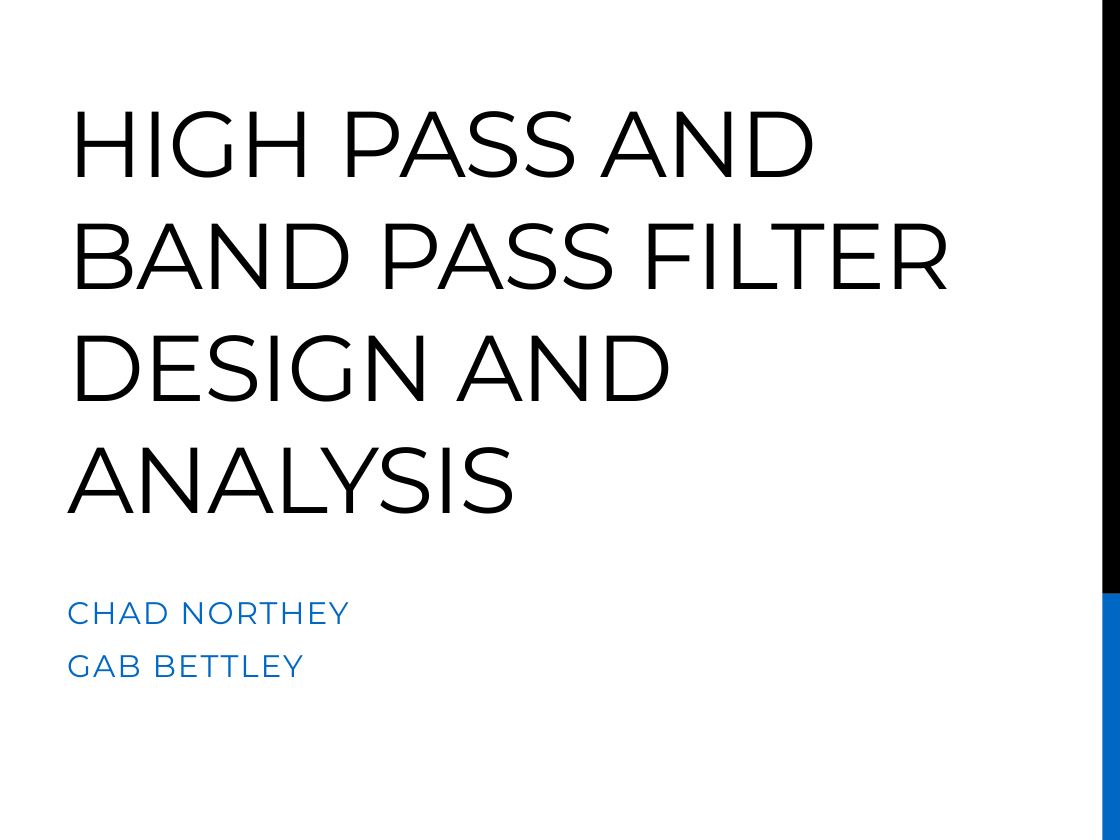
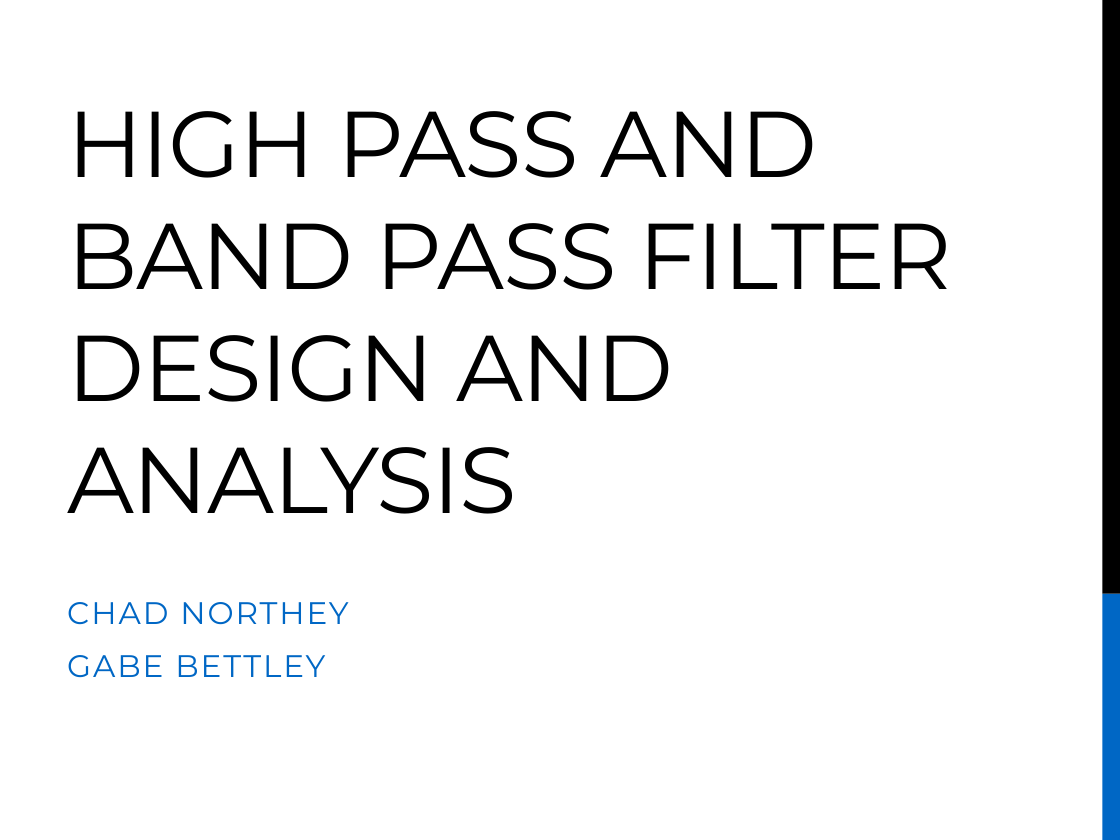
Before and after one commit to ChadwickyN/DSP_Project, a slide deck: slide 1 of FINAl_PRESENTATION.pptx. Drawn at 1120x840 pixels with LibreOffice and Linux fonts; fonts in the diff are those of the drawing. Boxes give left, top, right and bottom in pixels: in the first picture for what was removed or moved away, otherwise in the second. Text is boxed around its words. In the diff, an @@ line names an element or a change of style, - is before the commit and + after.

```diff
--- a/FINAl_PRESENTATION.pptx
+++ b/FINAl_PRESENTATION.pptx
@@ subtitle at box(67, 655, 325, 677): text changed @@
-GAB BETTLEY
+GABE BETTLEY
```
Also in this commit, not shown: 6 slides added.
